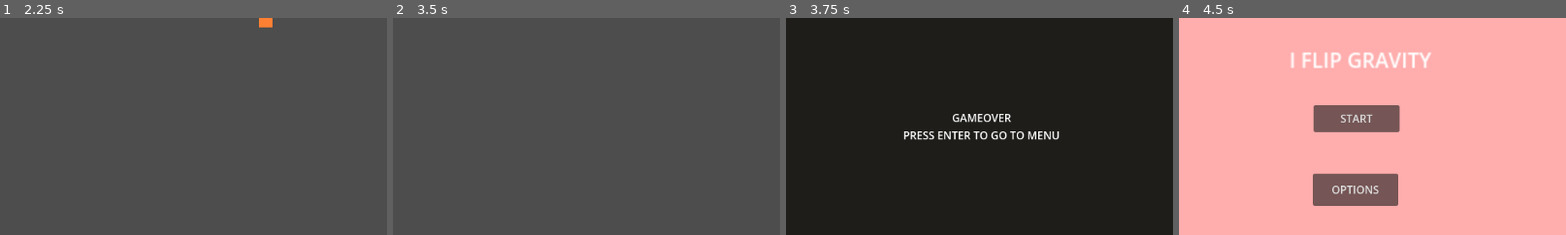
Above: before the commit, frames 1-4 (left to right).
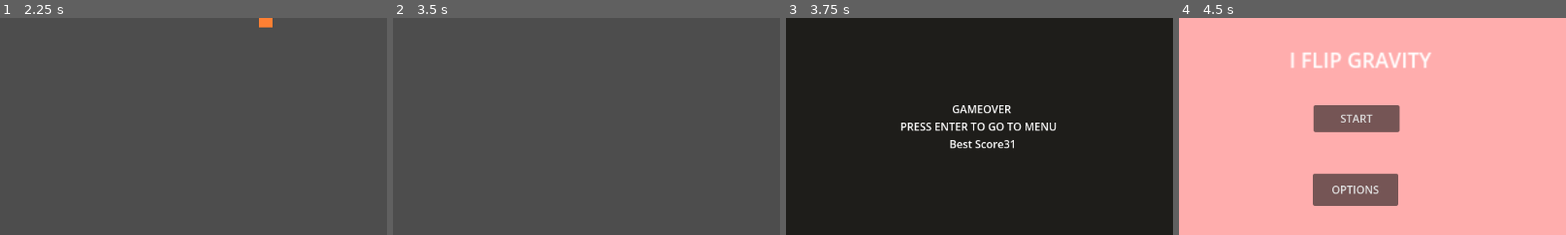
Above: after the commit, the same moments.

Repository: ansh33430w/I-flip-Gravity
Game: Godot game, scene res://scenes/mainmenu.tscn
Two runs of this game, one before a commit and one after it. Both use one fixed random seed, a clock stepped at 60 frames per second and the inputs below.
Inputs (mouse positions are % of the whole screen's width and height, from its top left):
- Up to frame 1 (2.25 s): click "START" at 0.5 s; tap Enter (enter) at 1.25, 1.35 s; move the mouse to (72, 45) at 1.27 s; hold Right 1.28-2.03 s; click (72, 45) at 1.42 s; move the mouse to (30, 55) at 2.02 s; hold Down from 2.03 s (still down); tap Alt at 2.1 s
- Up to frame 2 (3.5 s): move the mouse to (60, 28) at 2.77 s; release Down at 2.78 s; hold Right from 2.78 s (still down); tap Shift at 2.85 s
- Up to frame 3 (3.75 s): move the mouse to (45, 70) at 3.52 s; release Right at 3.53 s; hold Up from 3.53 s (still down); tap Enter (enter) at 3.6 s; click (45, 70) at 3.67 s
- Up to frame 4 (4.5 s): tap Enter (enter) at 4.25 s; move the mouse to (80, 65) at 4.27 s; release Up at 4.28 s; hold Left from 4.28 s (still down); tap Alt at 4.35 s
The pictures show only the part of the screen within x 29-79%, y 23-73%; the shares and areas given below are measured in that part.

Frames 1-2 are identical in both runs. In frame 3, 2.9% of the frame differs, in the area x 29-71%, y 40-61%; in frame 4, nothing differs.

Commit message:
added high score

Diff:
--- a/project.godot
+++ b/project.godot
@@ -14,6 +14,10 @@
 run/main_scene="uid://cea1sc4qofuos"
 config/features=PackedStringArray("4.6", "Forward Plus")
 config/icon="res://icon.svg"
+
+[autoload]
+
+Global="*uid://c4euqaqklpp1o"
 
 [editor_plugins]
 
--- /dev/null
+++ b/scripts/GLOBAL.gd
@@ -0,0 +1,29 @@
+extends Node
+
+var highscore = 0
+func _ready() -> void:
+	pass
+
+
+
+
+func savehighscore():
+	var file = FileAccess.open("user://highscore.save",FileAccess.WRITE)
+	file.store_var(highscore)
+	file.close()
+
+
+
+func loadhighscore() :
+	if FileAccess.file_exists("user://highscore.save"):
+		var file = FileAccess.open("user://highscore.save",FileAccess.READ)
+		highscore= file.get_var()
+		file.close()
+
+
+
+
+func updatescore(newscore):
+	if newscore> highscore:
+		highscore = newscore
+		savehighscore()
--- a/scripts/main.gd
+++ b/scripts/main.gd
@@ -71,6 +71,8 @@
 	$CanvasLayer/ColorRect.visible = true
 	$CanvasLayer/Label.visible =false
 	$CanvasLayer/Label2.visible = true
+	Global.updatescore(int(score))
 
-	$CanvasLayer/Label2.text = "GAMEOVER \n PRESS ENTER TO GO TO MENU  "
+
+	$CanvasLayer/Label2.text = "GAMEOVER \nPRESS ENTER TO GO TO MENU  " + " \nBest Score" + str(Global.highscore)
 	gameend = true
Not shown, added: scripts/GLOBAL.gd.uid
